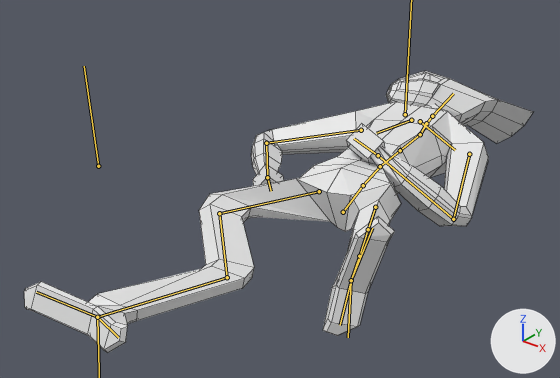
The Blender file Assets/player/playermodels/alien.blend as it was, and as the next commit left it.
Camera for both pictures: a camera (50 mm lens) standing at (1.94, -0.32, 1.93) and looking at (-0.27, 2.44, 0.22). Lighting does not change. The marker at lower right points along +X, +Y and +Z. Both versions are drawn at frame 223 of the action 'alienDeath'; the numbers are the values there. The bones that bend it are drawn over the model as lines. Mesh edges are drawn as thin lines.

Names of what the first picture shows: 'body', 'helmet'.
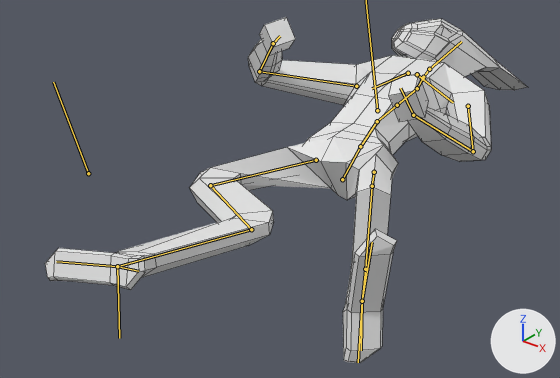
Commit message: Finished alien death anims

The change in detail:
Bone 'spine' (bone_spine) moves from (-0.041, -1.888, -2.092) to (-0.056, -1.713, -2.142).
Bone 'spine' (bone_spine) turns from (-88, 6, -2) to (-76, 7, 1) degrees about its own x, y and z.
Bone 'spine.001' (bone_spine_001) turns from (0, 0, 0) to (1, 1, 0) degrees about its own x, y and z.
Bone 'spine.002' (bone_spine_002) turns from (0, 0, 0) to (-11, 1, 0) degrees about its own x, y and z.
Bone 'head' (bone_head) turns from (18, -51, -17) to (21, -17, -27) degrees about its own x, y and z.
Bone 'IKHand.R' (bone_ikhand_r) moves from (-0.291, -1.739, -2.584) to (0.146, -1.102, -2.603).
Bone 'IKHand.L' (bone_ikhand_l) moves from (-0.348, -1.837, -2.721) to (-0.269, -1.34, -2.453).
Bone 'IKHand.L' (bone_ikhand_l) turns from (-50, 10, 12) to (-4, 0, 1) degrees about its own x, y and z.
Bone 'IKFoot.L' (bone_ikfoot_l) moves from (0.35, -0.182, 1.916) to (0.536, -0.277, 1.703).
Bone 'IKFoot.R' (bone_ikfoot_r) moves from (-0.065, -0.052, 1.236) to (-0.071, -0.223, 1.365).

Where the change shows, as pixel boxes [x1, y1, x2, y2] in the pictures (560 x 378 px):
'body', posed: before [24, 101, 488, 353]; after [45, 17, 491, 363]
'helmet', posed (8% narrower): before [386, 71, 533, 143]; after [392, 19, 527, 90]
bone 'spine', root to tip: before (343, 212) to (363, 185); after (342, 179) to (360, 146)
bone 'spine.001', root to tip: before (363, 185) to (380, 166); after (360, 146) to (377, 121)
bone 'spine.002', root to tip: before (380, 166) to (400, 150); after (377, 121) to (397, 105)
bone 'head', root to tip: before (432, 116) to (453, 93); after (429, 69) to (461, 41)
bone 'IKFoot.L', root to tip: before (351, 280) to (348, 337); after (362, 301) to (358, 362)
